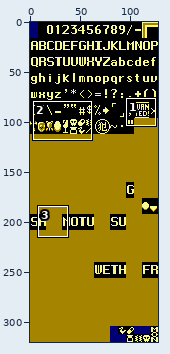
Pixel-art file: kessen-gen/src/main/resources/images/vram-latin.aseprite. Above, an overview of the earlier version with the close-up marked.
Close-up. Before:
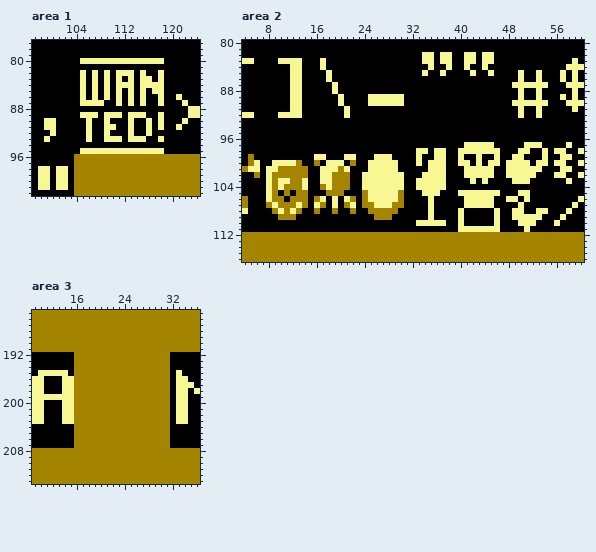
128x320 pixels, 1 frame. Shown: area 1: x 97..124, y 77..102; area 2: x 4..60, y 80..116; area 3: x 9..36, y 185..213.
Now the later version:
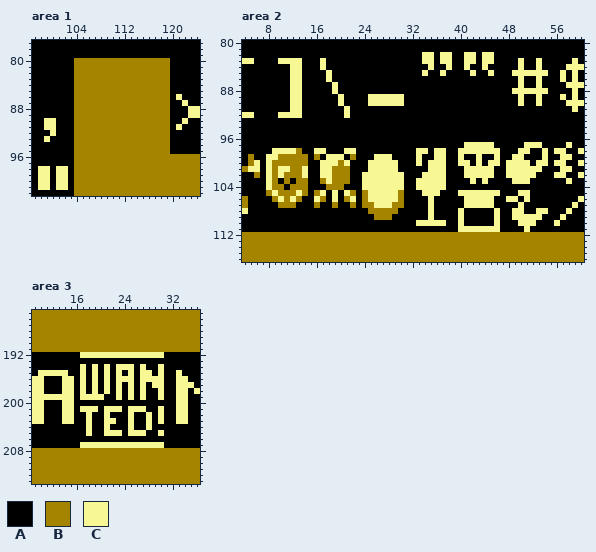
Palette (. is transparent): A #000000  B #a58400  C #f7f794
Diff:
Area 1, layer "Layer":
y 80: x 104..119 ACCCCCCCCCCCCCCA -> BBBBBBBBBBBBBBBB
y 81: x 104..119 AAAAAAAAAAAAAAAA -> BBBBBBBBBBBBBBBB
y 82: x 104..119 ACACACACCCACAACA -> BBBBBBBBBBBBBBBB
y 83: x 104..119 ACACACACACACCACA -> BBBBBBBBBBBBBBBB
y 84: x 104..119 ACACACACCCACCCCA -> BBBBBBBBBBBBBBBB
y 85: x 104..119 ACACACACACACACCA -> BBBBBBBBBBBBBBBB
y 86: x 104..119 ACACACACACACAACA -> BBBBBBBBBBBBBBBB
y 87: x 104..119 ACCCCAACACACAACA -> BBBBBBBBBBBBBBBB
y 88: x 104..119 AAAAAAAAAAAAAAAA -> BBBBBBBBBBBBBBBB
y 89: x 104..119 ACCCACCCACCCAACA -> BBBBBBBBBBBBBBBB
y 90: x 104..119 AACAACAAACAACACA -> BBBBBBBBBBBBBBBB
y 91: x 104..119 AACAACCAACAACACA -> BBBBBBBBBBBBBBBB
y 92: x 104..119 AACAACAAACAACAAA -> BBBBBBBBBBBBBBBB
y 93: x 104..119 AACAACCCACCCAACA -> BBBBBBBBBBBBBBBB
y 94: x 104..119 AAAAAAAAAAAAAAAA -> BBBBBBBBBBBBBBBB
y 95: x 104..119 ACCCCCCCCCCCCCCA -> BBBBBBBBBBBBBBBB
Area 2, layer "Layer":
y 83..84: x 50 A -> C; x 53 A -> C
y 85: x 49 A -> C; x 51..52 AA -> CC; x 54 A -> C
y 87: x 49 C -> A; x 51..52 CC -> AA; x 54 C -> A
y 88: x 49 A -> C; x 51..52 AA -> CC; x 54 A -> C
y 90: x 49 C -> A; x 51..52 CC -> AA; x 54 C -> A
y 91..92: x 50 C -> A; x 53 C -> A
y 98: x 9..13 AAAAA -> CCCCB; x 16..17 AA -> CC; x 21..22 AA -> CC
y 99: x 8..14 AAAAAAA -> CCBBBBB; x 16..22 CCAAACC -> BACCCAB
y 100: x 8..12 ACCCC -> CBBBB; x 14 A -> B; x 16..17 BA -> AC; x 20..22 CAB -> BCA
y 101: x 9..11 CBB -> BCC; x 14 B -> C; x 19 C -> B; x 21 C -> B
y 102: x 10 B -> C; x 14 B -> C
y 103: x 10..12 CCB -> ABA; x 14 C -> B; x 17 C -> B
y 104: x 10..11 CB -> BA; x 14 C -> B; x 17..18 BC -> AB; x 21 B -> A
y 105: x 8..10 CBA -> BCB; x 12..13 AB -> BC; x 16..22 AABBBAA -> BCACACB
y 106: x 8 C -> A; x 10..12 BAB -> CBC; x 14 B -> A; x 16..17 BC -> CB; x 21..22 CB -> BC
y 107: x 8..9 BC -> AA; x 13..14 CB -> AA; x 16..17 CB -> BA; x 19 C -> B; x 21..22 BC -> AB
y 108: x 9..13 BCBCB -> AAAAA; x 16 B -> A; x 19 B -> A; x 22 B -> A
y 109: x 10..12 BBB -> AAA
Area 3, layer "Layer":
y 192: x 16..31 BBBBBBBBBBBBBBBB -> ACCCCCCCCCCCCCCA
y 193: x 16..31 BBBBBBBBBBBBBBBB -> AAAAAAAAAAAAAAAA
y 194: x 16..31 BBBBBBBBBBBBBBBB -> ACACACACCCACAACA
y 195: x 16..31 BBBBBBBBBBBBBBBB -> ACACACACACACCACA
y 196: x 16..31 BBBBBBBBBBBBBBBB -> ACACACACCCACCCCA
y 197: x 16..31 BBBBBBBBBBBBBBBB -> ACACACACACACACCA
y 198: x 16..31 BBBBBBBBBBBBBBBB -> ACACACACACACAACA
y 199: x 16..31 BBBBBBBBBBBBBBBB -> ACCCCAACACACAACA
y 200: x 16..31 BBBBBBBBBBBBBBBB -> AAAAAAAAAAAAAAAA
y 201: x 16..31 BBBBBBBBBBBBBBBB -> ACCCACCCACCCAACA
y 202: x 16..31 BBBBBBBBBBBBBBBB -> AACAACAAACAACACA
y 203: x 16..31 BBBBBBBBBBBBBBBB -> AACAACCAACAACACA
y 204: x 16..31 BBBBBBBBBBBBBBBB -> AACAACAAACAACAAA
y 205: x 16..31 BBBBBBBBBBBBBBBB -> AACAACCCACCCAACA
y 206: x 16..31 BBBBBBBBBBBBBBBB -> AAAAAAAAAAAAAAAA
y 207: x 16..31 BBBBBBBBBBBBBBBB -> ACCCCCCCCCCCCCCA
Where, in picture pixels (left, top, right, bottom), the same in both close-ups:
changed: (74, 58, 170, 154)
changed: (512, 58, 548, 118)
changed: (266, 148, 356, 220)
changed: (74, 352, 170, 448)
